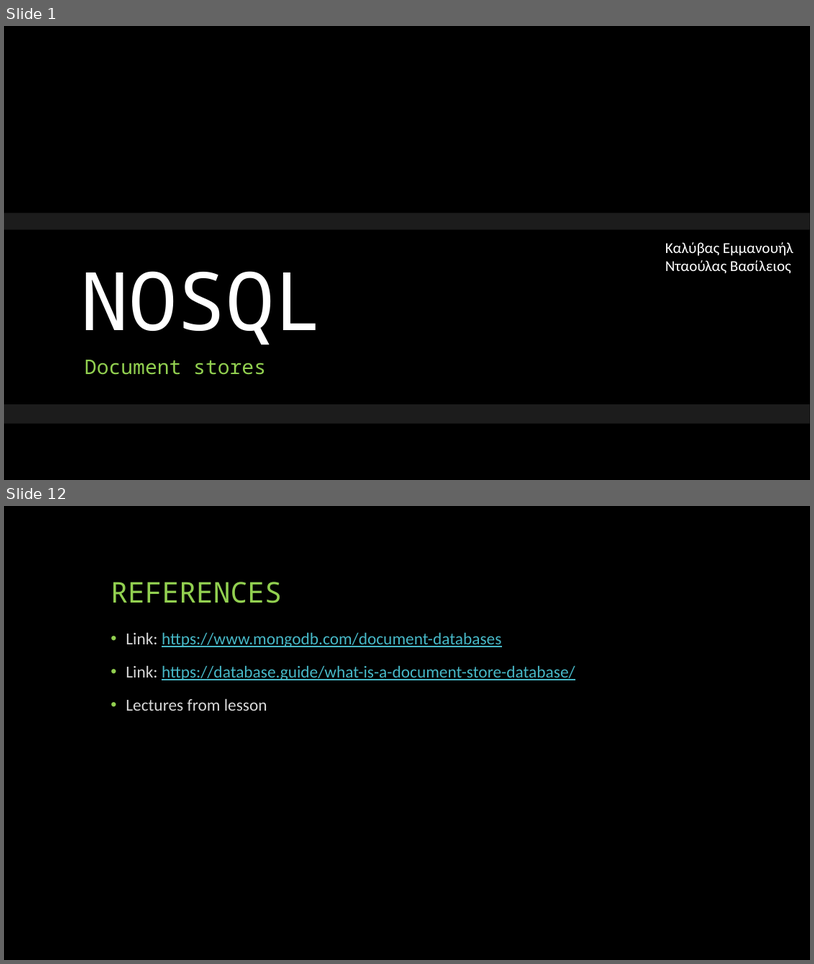
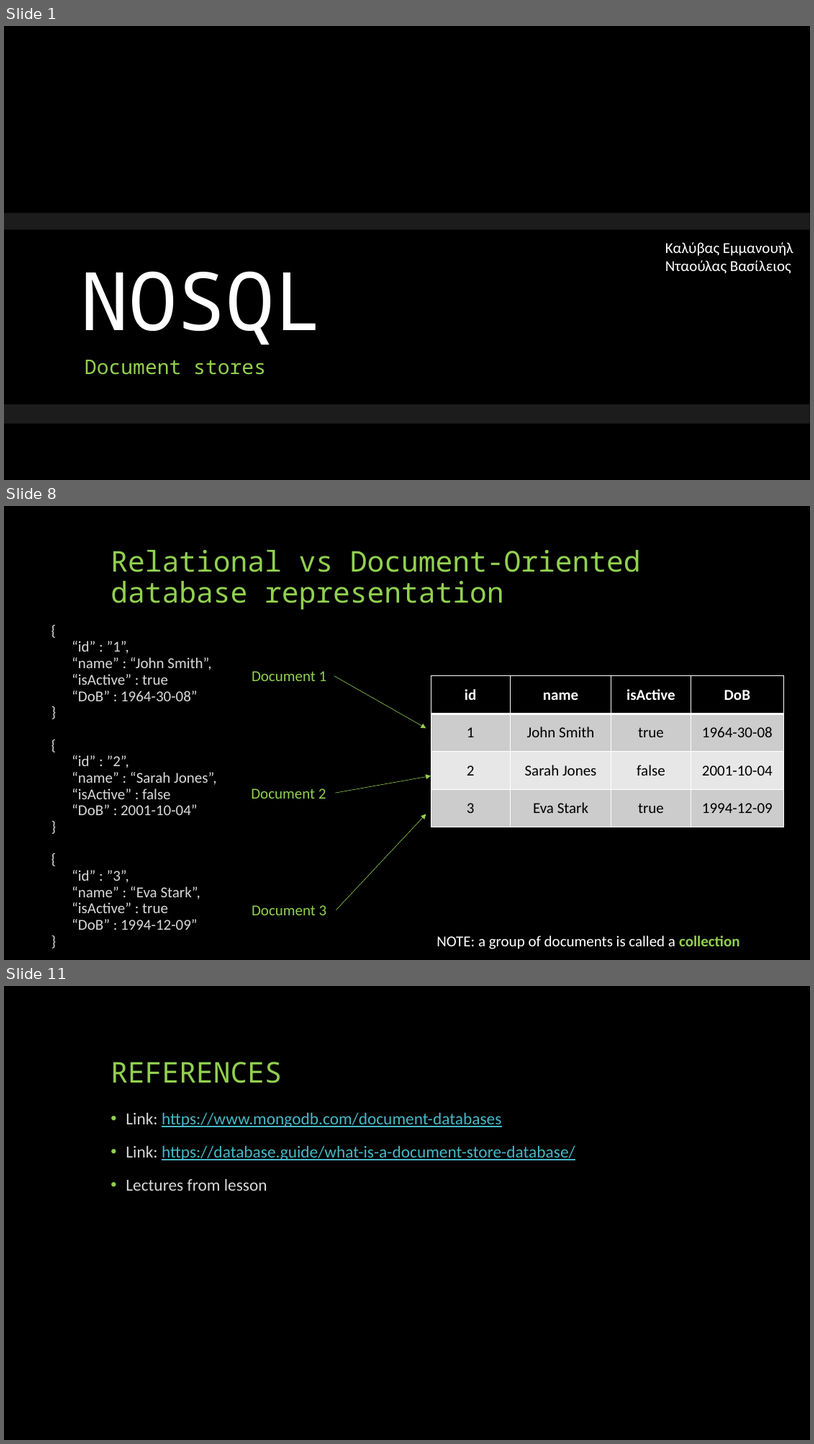
Before and after one commit to MnAppsNet/DominanceQueries, a slide deck: NOSQL - document stores.pptx. Shown one above the other, each under a label of ours: slides 1 and 12 before the commit, slides 1, 8 and 11 after it; the slides between them are not shown. The pictures are 814x964 and 814x1444 pixels, drawn with LibreOffice and Linux fonts; fonts in the diff are those of the drawing; background and template pictures are left out. Boxes give left, top, right and bottom in pixels: in the first picture for what was removed or moved away, otherwise in the second. Text is boxed around its words. In the diff, an @@ line names an element or a change of style, - is before the commit and + after.

```diff
--- a/NOSQL - document stores.pptx
+++ b/NOSQL - document stores.pptx
@@ slide 8 added at (x1=4, y1=506, x2=810, y2=960), background #000000 @@
@@ title added at (x1=111, y1=550, x2=641, y2=610), 34 pt, text #92D050 @@
+Relational vs Document-Oriented database representation
@@ text added at (x1=72, y1=641, x2=216, y2=929), 18 pt, text #D9D9D9 @@
+{
+“id” : ”1”,
+“name” : “John Smith”,
+“isActive” : true
+“DoB” : 1964-30-08”
+}
+{
+“id” : ”2”,
+“name” : “Sarah Jones”,
+“isActive” : false
+“DoB” : 2001-10-04”
+}
+{
+“id” : ”3”,
+“name” : “Eva Stark”,
+“isActive” : true
+“DoB” : 1994-12-09”
+}
@@ text added at (x1=252, y1=671, x2=327, y2=681), 18 pt, text #92D050 @@
+Document 1
@@ arrow added from (334, 676) to (426, 728), #92D050 0.5 pt @@
@@ table added at (x1=431, y1=676, x2=784, y2=827), 4 rows, 4 columns @@
+id | name | isActive | DoB
+1 | John Smith | true | 1964-30-08
+2 | Sarah Jones | false | 2001-10-04
+3 | Eva Stark | true | 1994-12-09
@@ arrow added from (335, 793) to (431, 776), #92D050 0.5 pt @@
@@ text added at (x1=251, y1=788, x2=327, y2=798), 18 pt, text #92D050 @@
+Document 2
@@ arrow added from (336, 909) to (426, 814), #92D050 0.5 pt @@
@@ text added at (x1=252, y1=905, x2=327, y2=915), 18 pt, text #92D050 @@
+Document 3
@@ text added at (x1=437, y1=935, x2=740, y2=949), 18 pt, text #FFFFFF @@
+NOTE: a group of documents is called a collection
@@ what was slide 12 is now slide 11 @@
```
Also in this commit, not shown: 6 slides changed, 3 other slides added, 5 slides removed.
